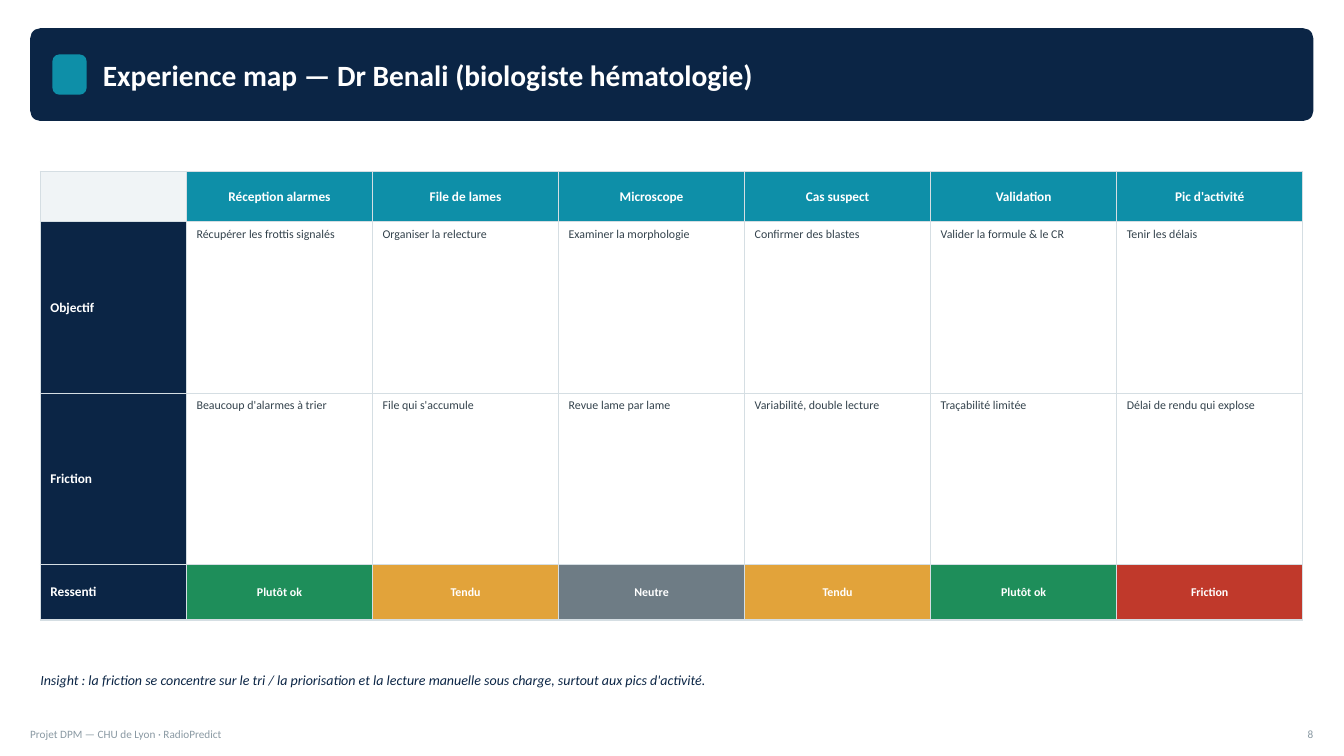
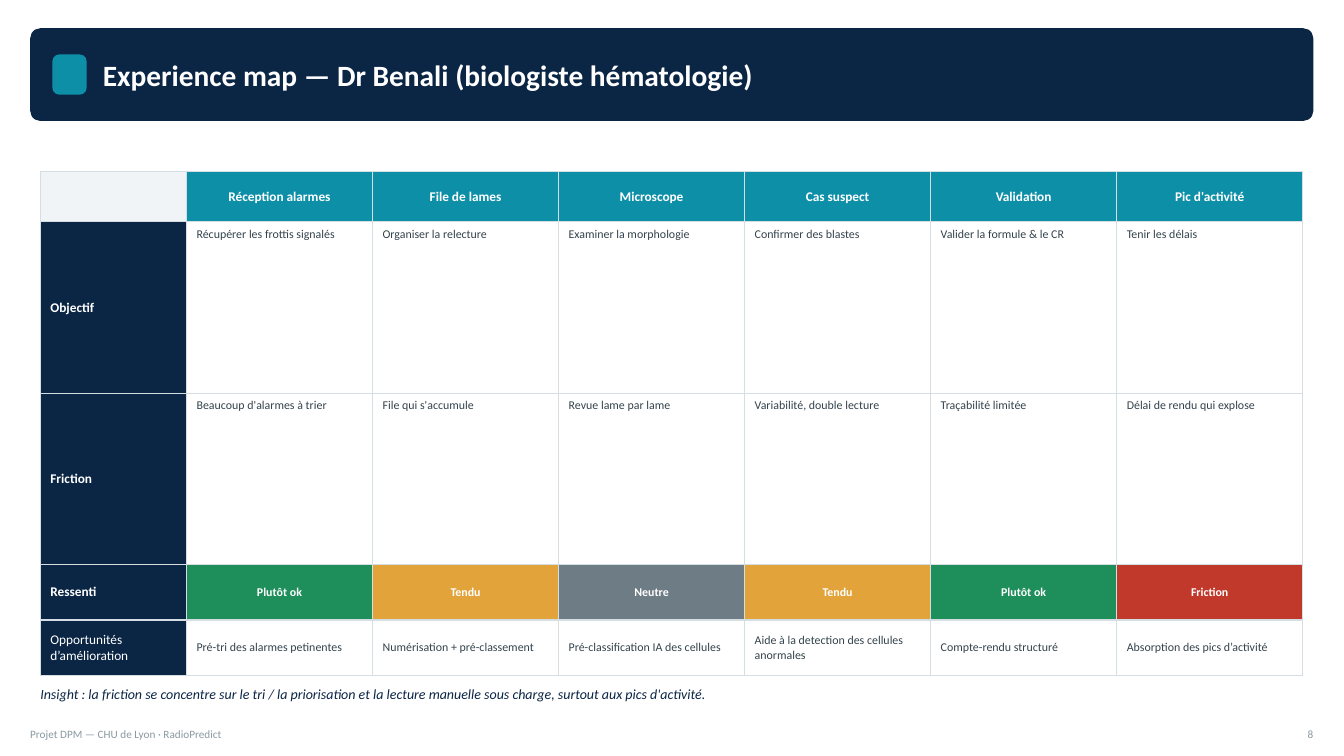
Before and after one commit to nibelune/Projet-DPM-CHU-Lyon, a slide deck: slide 8 of Deck_DPM_CHU_Lyon.pptx. Drawn at 1344x756 pixels with LibreOffice and Linux fonts; fonts in the diff are those of the drawing. Boxes give left, top, right and bottom in pixels: in the first picture for what was removed or moved away, otherwise in the second. Text is boxed around its words. In the diff, an @@ line names an element or a change of style, - is before the commit and + after.

```diff
--- a/Deck_DPM_CHU_Lyon.pptx
+++ b/Deck_DPM_CHU_Lyon.pptx
@@ table at (40,171,1306,676) @@
+row 5: Opportunités d’amélioration | Pré-tri des alarmes petinentes | Numérisation + pré-classement | Pré-classification IA des cellules | Aide à la detection des cellules anormales | Compte-rendu structuré | Absorption des pics d’activité
@@ text "Insight : la friction se ...": place and size @@
-text "Insight : la friction se ..." at (40,675,705,688)
+text "Insight : la friction se ..." at (40,689,705,702)
```
Also in this commit, not shown: 15 other slides changed, 2 other files.
